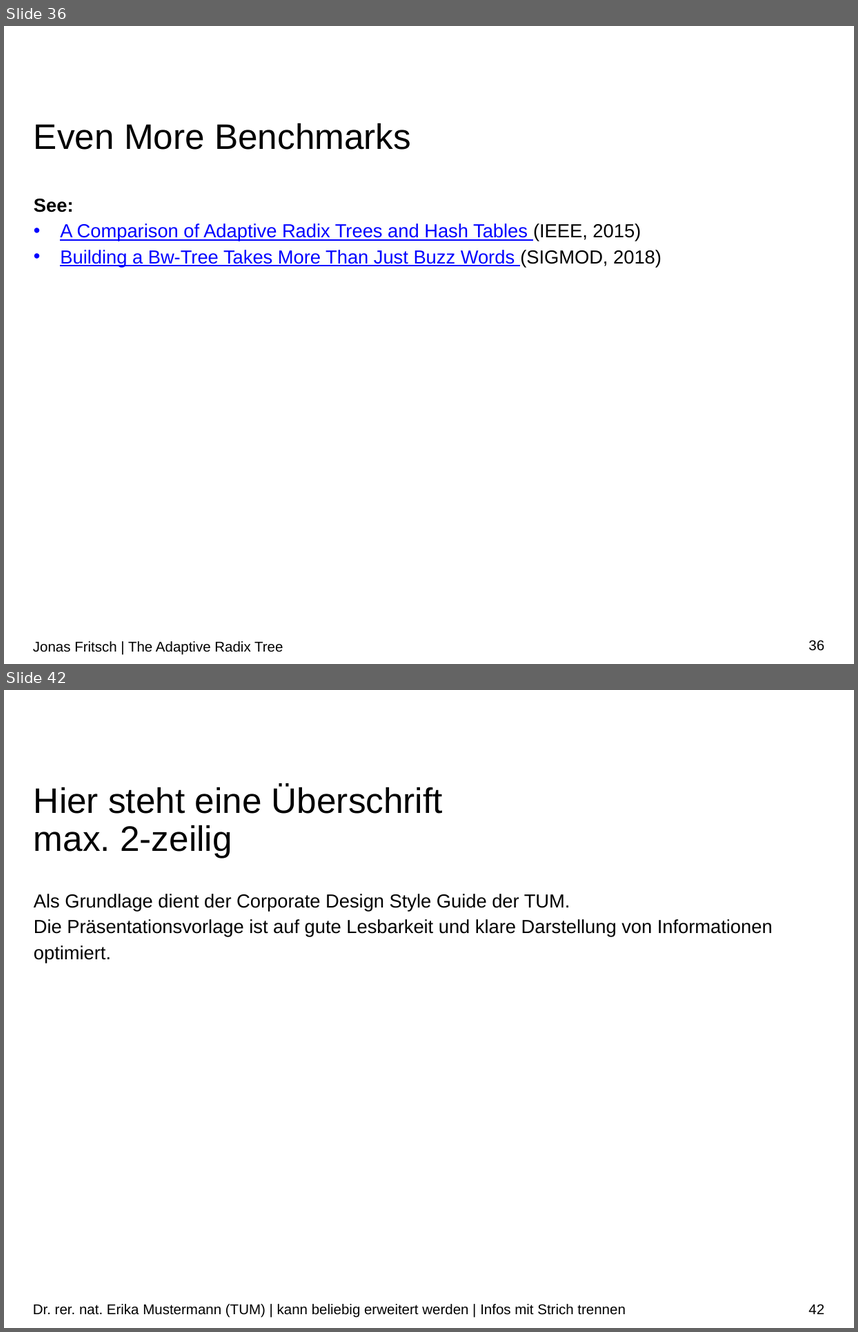
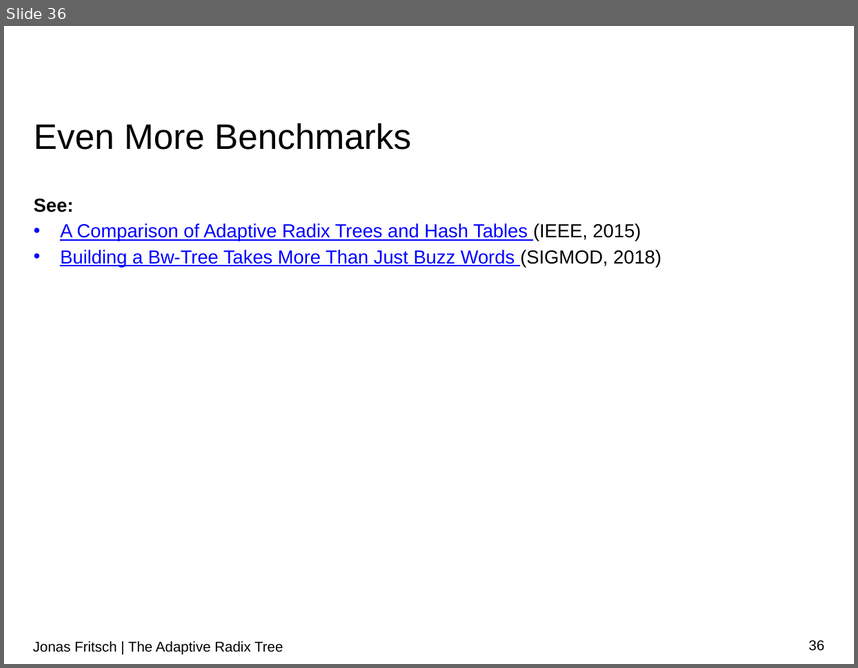
Before and after one commit to atalantus/The-Adaptive-Radix-Tree, a slide deck: Presentation/The Adaptive Radix Tree.pptx. Shown one above the other, each under a label of ours: slides 36 and 42 before the commit, slide 36 after it; the slides between them are not shown. The pictures are 858x1332 and 858x668 pixels, drawn with LibreOffice and Linux fonts; fonts in the diff are those of the drawing; background and template pictures are left out. Boxes give left, top, right and bottom in pixels: in the first picture for what was removed or moved away, otherwise in the second. Text is boxed around its words. In the diff, an @@ line names an element or a change of style, - is before the commit and + after.

```diff
--- a/Presentation/The Adaptive Radix Tree.pptx
+++ b/Presentation/The Adaptive Radix Tree.pptx
@@ slide 42 removed at box(4, 690, 854, 1328), background #FFFFFF @@
@@ title removed at box(34, 785, 443, 858) @@
-Hier steht eine Überschrift
-max. 2-zeilig
@@ text removed at box(34, 894, 773, 963) @@
-Als Grundlage dient der Corporate Design Style Guide der TUM.
-Die Präsentationsvorlage ist auf gute Lesbarkeit und klare Darstellung von Informationen optimiert.
@@ text removed at box(33, 1303, 625, 1317) @@
-Dr. rer. nat. Erika Mustermann (TUM) | kann beliebig erweitert werden | Infos mit Strich trennen
@@ page number removed at box(809, 1303, 824, 1314) @@
-42
```
Also in this commit, not shown: 2 slides changed, 21 other slides removed, 1 other file.
